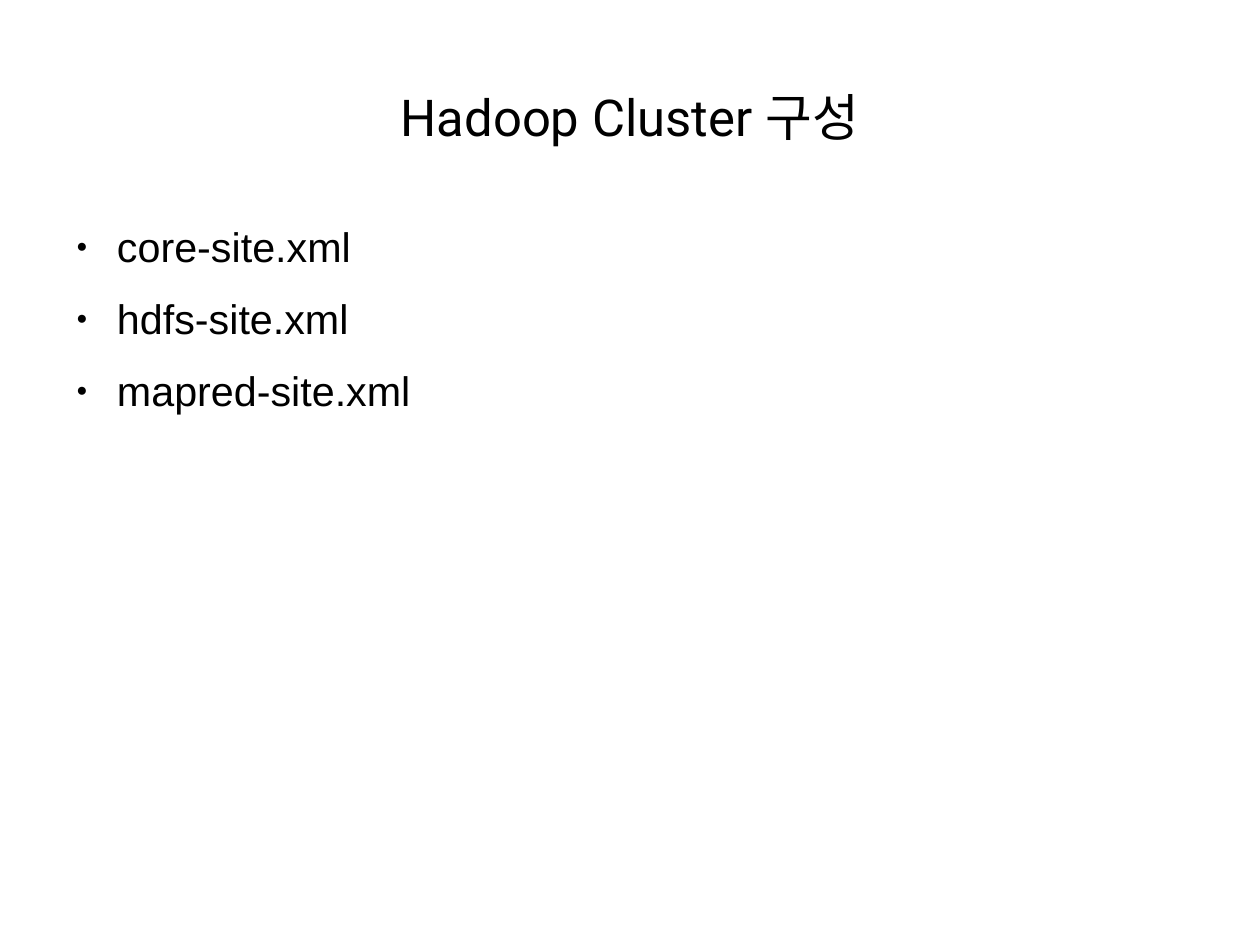
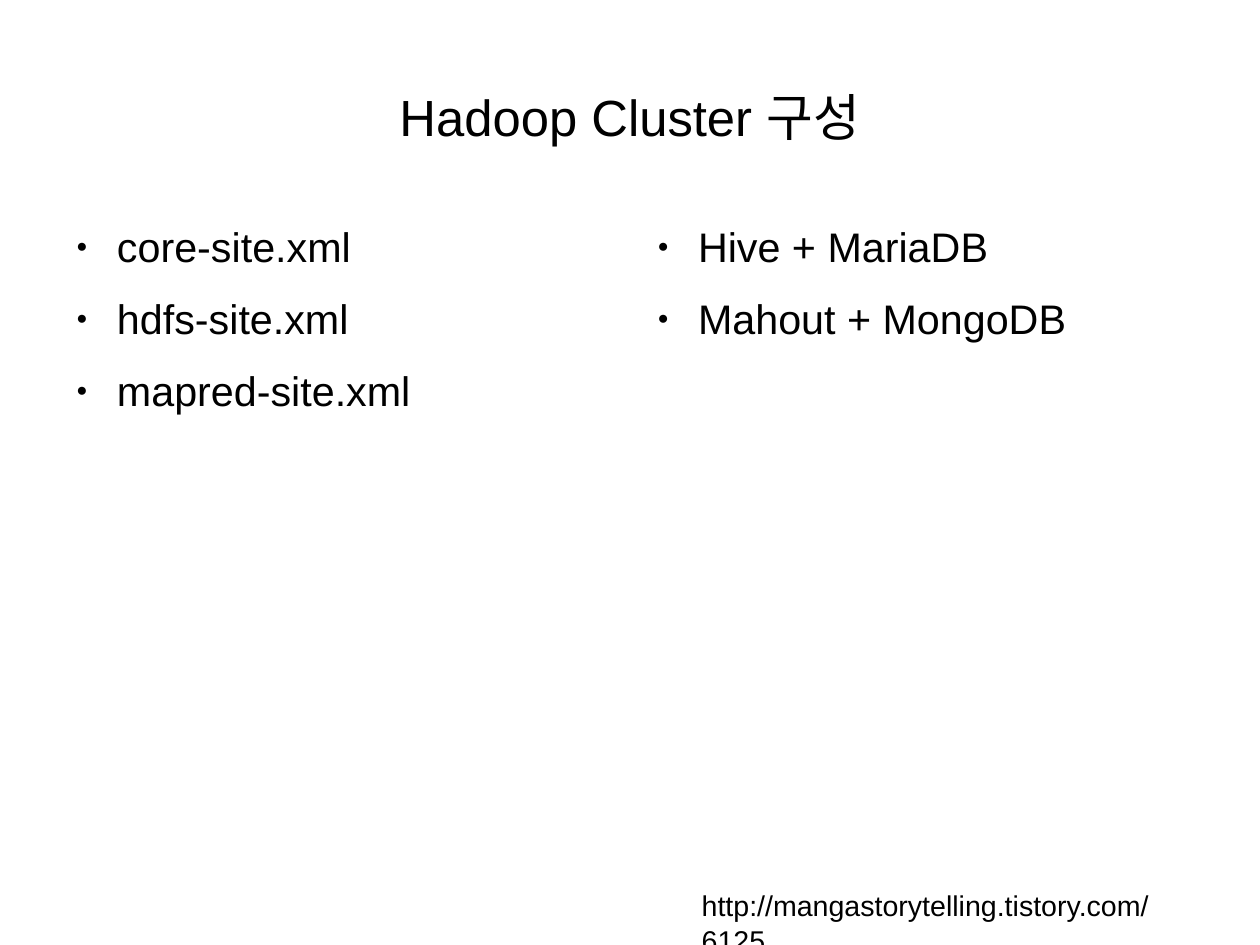
Before and after one commit to TedJeong/vipidly-vociferous, a slide deck: slide 2 of notes/병렬컴퓨팅부터분산컴퓨팅까지.odp. Drawn at 1260x945 pixels with LibreOffice and Linux fonts; fonts in the diff are those of the drawing. Boxes give left, top, right and bottom in pixels: in the first picture for what was removed or moved away, otherwise in the second. Text is boxed around its words. In the diff, an @@ line names an element or a change of style, - is before the commit and + after.

```diff
--- a/notes/병렬컴퓨팅부터분산컴퓨팅까지.odp
+++ b/notes/병렬컴퓨팅부터분산컴퓨팅까지.odp
@@ title "Hadoop Cluster 구성" at (399,94,860,147): font Roboto to Arial @@
@@ text added at (698,232,1066,342), 26 pt, text #000000 @@
+● Hive + MariaDB
+● Mahout + MongoDB
@@ text added at (702,895,1149,922), 18 pt, text #000000 @@
+http://mangastorytelling.tistory.com/6125
```
Also in this commit, not shown: 4 other slides changed, 8 slides added, 2 other files.
